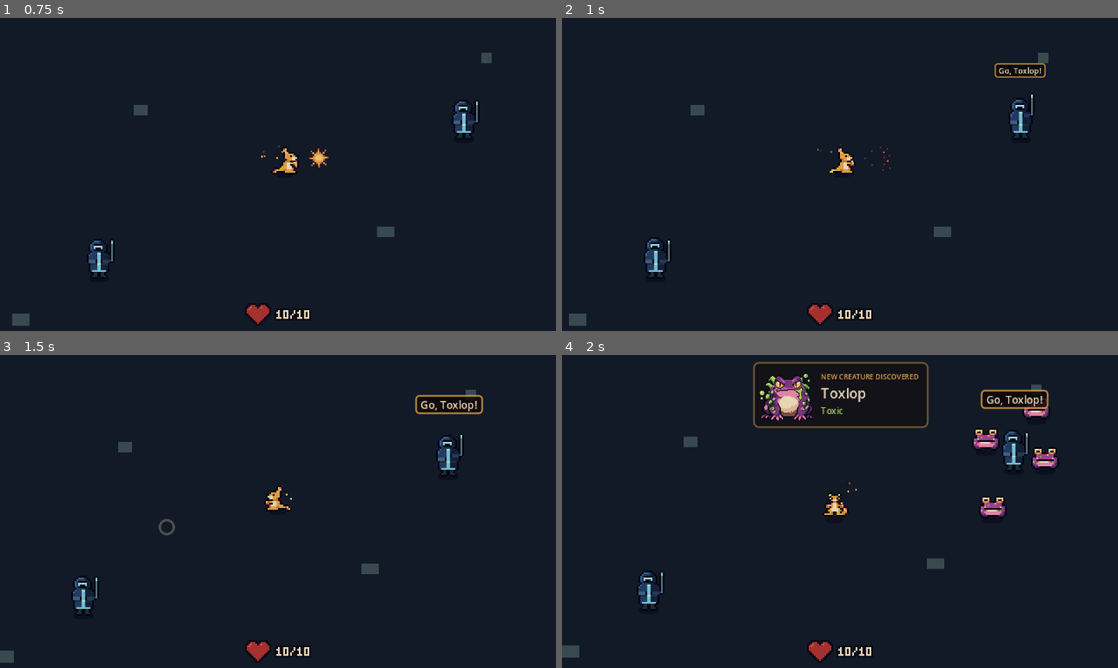
Above: before the commit, frames 1-4 (two rows, left to right).
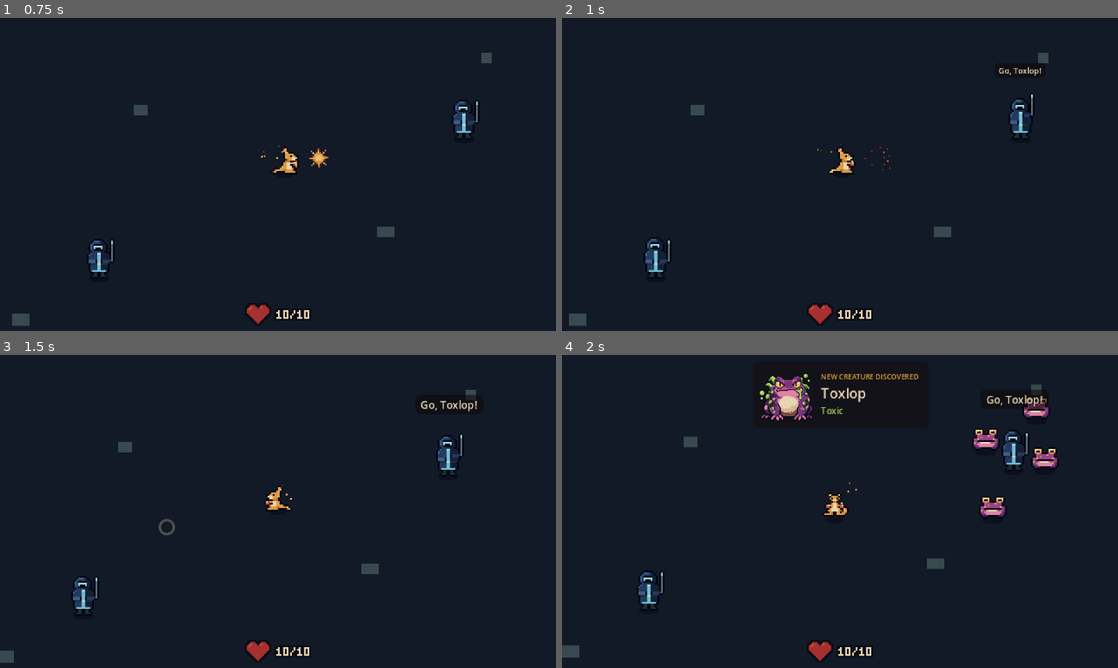
Above: after the commit, the same moments.

Repository: qmkDuran/my-own-art
Game: Godot game, scene res://scenes/main/main.tscn
Two runs of this game, one before a commit and one after it. Both use one fixed random seed, a clock stepped at 60 frames per second and the inputs below.
Inputs (mouse positions are in pixels of both pictures, inside the frame that each line leads up to):
- Up to frame 1 (0.75 s): move the mouse to (400, 158) at 0.52 s; hold D (move_right) from 0.53 s (still down); hold Right mouse button (attack) from 0.53 s (still down); click (400, 158) at 0.67 s
- Up to frame 2 (1 s): keep holding D (move_right); keep holding Right mouse button (attack)
- Up to frame 3 (1.5 s): release D (move_right) at 1.25 s; release Right mouse button (attack) at 1.25 s; drag from (166, 527) to (250, 574) at 1.27 s
- Up to frame 4 (2 s): no input

Frame 1 is identical in both runs. In frame 2, 0.1% of the frame differs, in the area x 77-87%, y 14-20%; in frame 3, 0.2%; in frame 4, 0.9%, in the area x 34-88%, y 2-24%.

Commit message:
Borderless see-through cards for the discovery toast and the Warden's shout
Both use the same 60% dark card with rounded corners and no border.

Co-Authored-By: Claude Opus 5.5 <noreply@anthropic.com>
Claude-Session: https://claude.ai/code/session_01YABBJVPWvaqtn34m5VQVCp

Diff:
--- a/scripts/ui/discovery_card.gd
+++ b/scripts/ui/discovery_card.gd
@@ -13,7 +13,6 @@
 const SLOW_MOTION_SECONDS := 0.5     # real seconds
 
 @export var background: Color = Color(0.075, 0.05, 0.055, 0.6)
-@export var border: Color = Color(0.871, 0.62, 0.255, 0.45)
 @export var title_color: Color = Color(0.871, 0.62, 0.255)
 @export var name_color: Color = Color(0.906, 0.835, 0.702)
 @export var element_color: Color = Color(0.659, 0.792, 0.345)
@@ -64,8 +63,6 @@
 	_card.visible = false
 	var style := StyleBoxFlat.new()
 	style.bg_color = background
-	style.border_color = border
-	style.set_border_width_all(1)
 	style.set_corner_radius_all(3)
 	style.set_content_margin_all(3)
 	style.content_margin_right = 6
--- a/scripts/ui/speech_bubble.gd
+++ b/scripts/ui/speech_bubble.gd
@@ -5,8 +5,8 @@
 
 @export var font_size: int = 6
 @export var text_color: Color = Color(0.906, 0.835, 0.702)
-@export var background: Color = Color(0.075, 0.05, 0.055, 0.85)
-@export var border: Color = Color(0.871, 0.62, 0.255, 0.8)
+## Same see-through dark card as the discovery toast, with no border.
+@export var background: Color = Color(0.075, 0.05, 0.055, 0.6)
 
 
 func say(text: String, seconds: float = 1.4) -> void:
@@ -16,9 +16,7 @@
 	var panel := PanelContainer.new()
 	var style := StyleBoxFlat.new()
 	style.bg_color = background
-	style.border_color = border
-	style.set_border_width_all(1)
-	style.set_corner_radius_all(2)
+	style.set_corner_radius_all(3)
 	style.content_margin_left = 3
 	style.content_margin_right = 3
 	style.content_margin_top = 1
